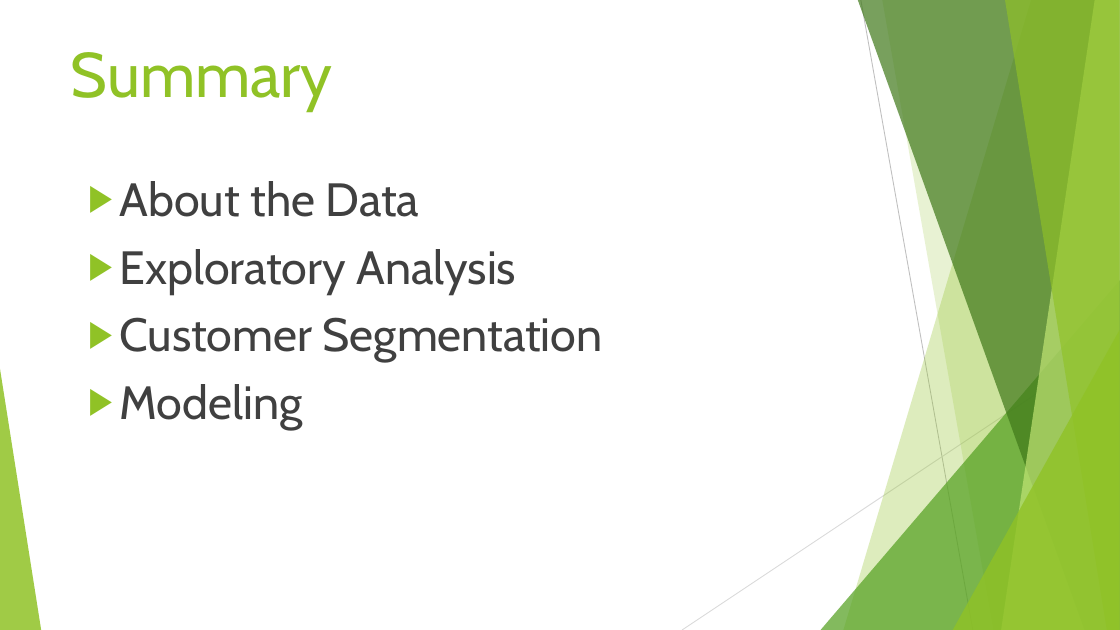
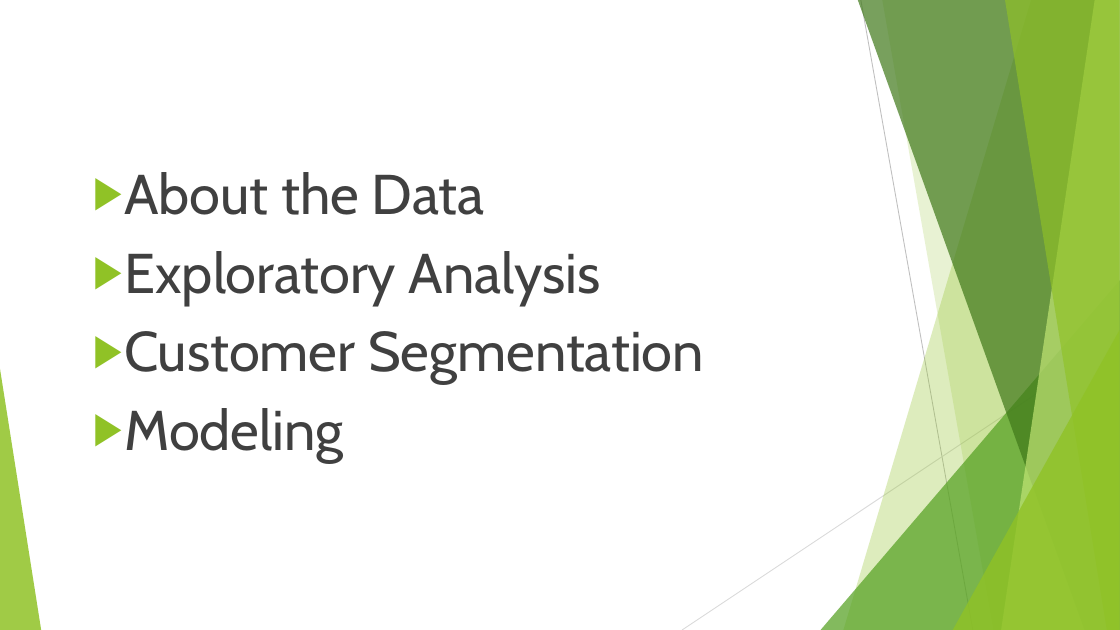
Before and after one commit to brock-ricker/Online-Shoppers-Purchasing-Intent, a slide deck: slide 2 of Online Shoppers Purchasing Intent Final.pptx. Drawn at 1120x630 pixels with LibreOffice and Linux fonts; fonts in the diff are those of the drawing. Boxes give left, top, right and bottom in pixels: in the first picture for what was removed or moved away, otherwise in the second. Text is boxed around its words. In the diff, an @@ line names an element or a change of style, - is before the commit and + after.

Commit message:
Uploaded final presentation for this project
Combined exploratory analysis presentation and Modeling presentation into one

```diff
--- a/Online Shoppers Purchasing Intent Final.pptx
+++ b/Online Shoppers Purchasing Intent Final.pptx
@@ title removed at box(71, 52, 333, 112) @@
-Summary
@@ text "About the Data": place and size @@
-text "About the Data" at box(120, 181, 603, 430)
+text "About the Data" at box(124, 172, 704, 463)
@@ text "About the Data" at box(124, 172, 704, 463): size 40 to 48 pt @@
```
Also in this commit, not shown: 4 other slides changed, 5 slides added.
